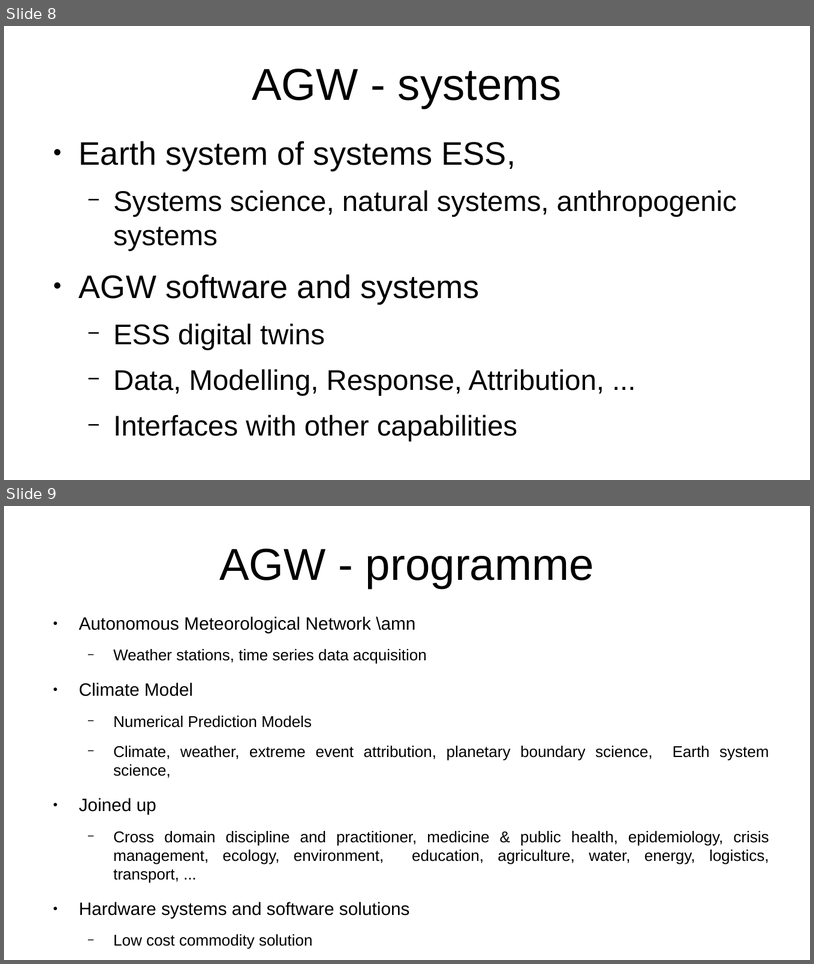
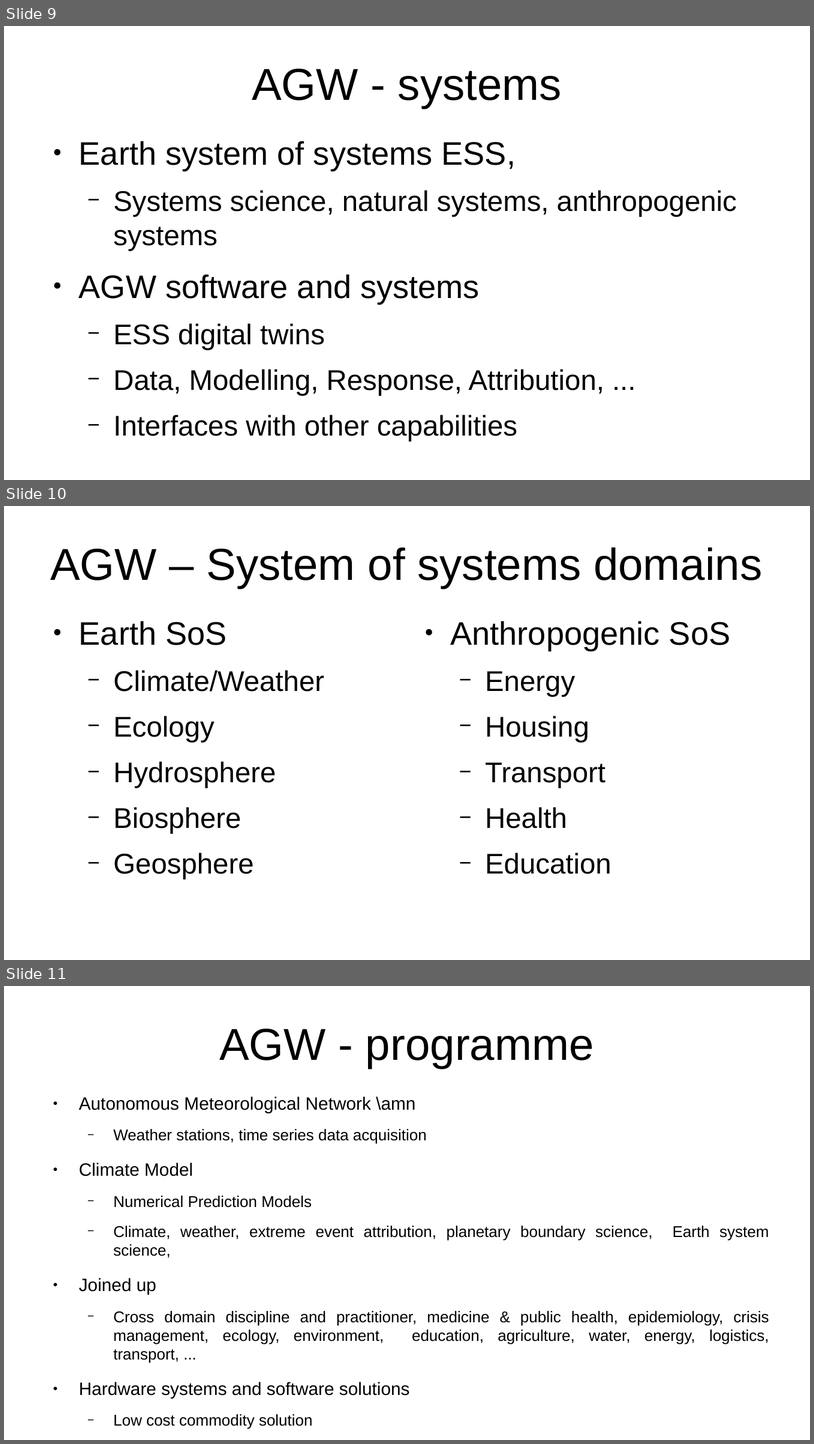
Before and after one commit to YorkEarwaker/Climate-Model, a slide deck: ppm/anthropogenic-global-warming-context.odp. Shown one above the other, each under a label of ours: slides 8 and 9 before the commit, slides 9, 10 and 11 after it. The pictures are 814x964 and 814x1444 pixels, drawn with LibreOffice and Linux fonts; fonts in the diff are those of the drawing. Boxes give left, top, right and bottom in pixels: in the first picture for what was removed or moved away, otherwise in the second. Text is boxed around its words. In the diff, an @@ line names an element or a change of style, - is before the commit and + after.

```diff
--- a/ppm/anthropogenic-global-warming-context.odp
+++ b/ppm/anthropogenic-global-warming-context.odp
@@ slide 10 added at (4,506,810,960), background #FFFFFF @@
@@ title added at (50,547,763,588), 44 pt, text #000000 @@
+AGW – System of systems domains
@@ text added at (79,621,324,879), 28 pt, text #000000 @@
+● Earth SoS
+  − Climate/Weather
+  − Ecology
+  − Hydrosphere
+  − Biosphere
+  − Geosphere
@@ text added at (451,621,731,874), 28 pt, text #000000 @@
+● Anthropogenic SoS
+  − Energy
+  − Housing
+  − Transport
+  − Health
+  − Education
@@ what was slide 8 is now slide 9 @@
@@ what was slide 9 is now slide 11 @@
```
Also in this commit, not shown: 4 slides changed, 3 other slides added.
